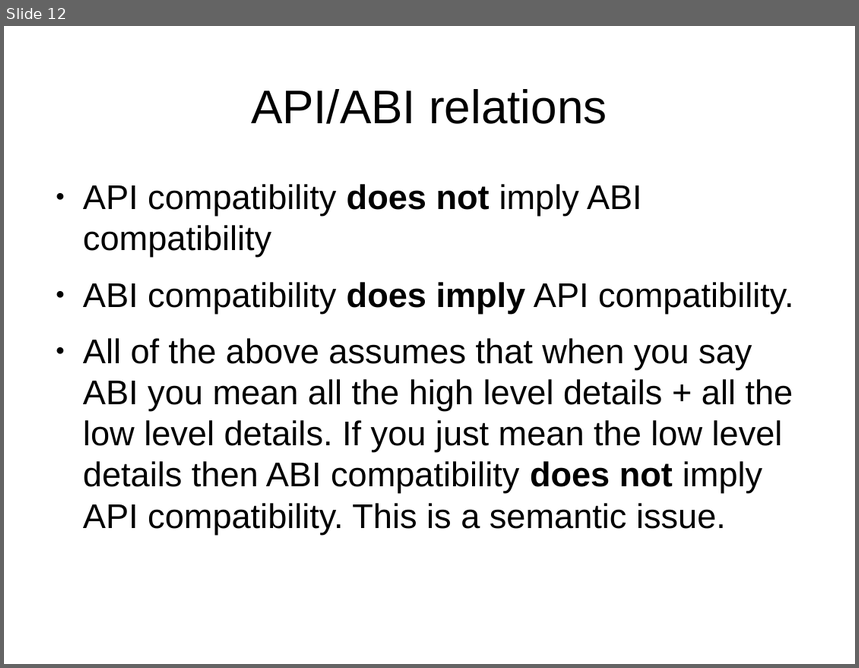
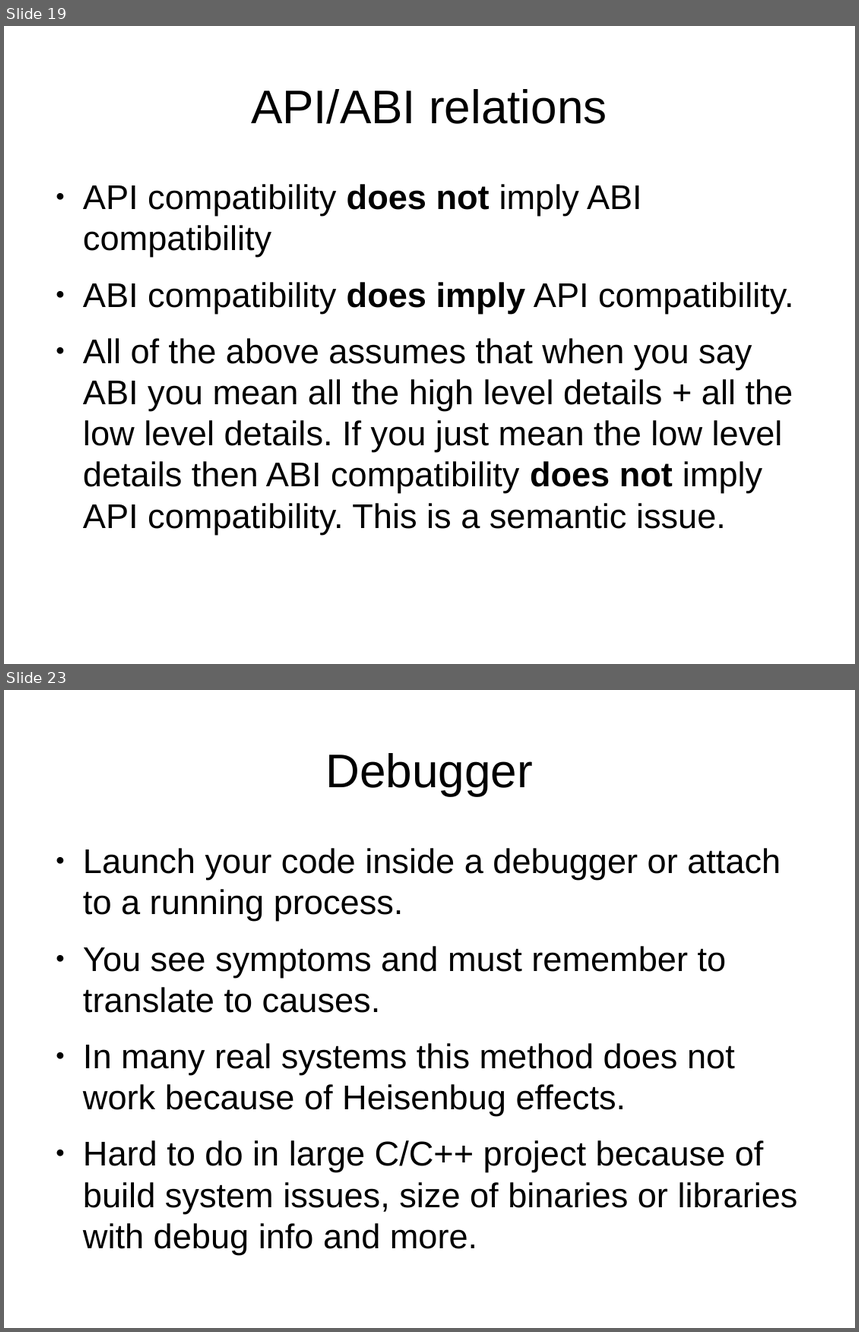
Before and after one commit to kalmuthu/slides, a slide deck: odp/gdb.odp. Shown one above the other, each under a label of ours: slide 12 before the commit, slides 19 and 23 after it; the slides between them are not shown. The pictures are 859x668 and 859x1332 pixels, drawn with LibreOffice and Linux fonts; fonts in the diff are those of the drawing. Boxes give left, top, right and bottom in pixels: in the first picture for what was removed or moved away, otherwise in the second. Text is boxed around its words. In the diff, an @@ line names an element or a change of style, - is before the commit and + after.

```diff
--- a/odp/gdb.odp
+++ b/odp/gdb.odp
@@ slide 23 added at (4,690,855,1328), background #FFFFFF @@
@@ title added at (325,753,533,796), 44 pt, text #000000 @@
+Debugger
@@ text added at (83,848,798,1214), 32 pt, text #000000 @@
+● Launch your code inside a debugger or attach to a running process.
+● You see symptoms and must remember to translate to causes.
+● In many real systems this method does not work because of Heisenbug effects.
+● Hard to do in large C/C++ project because of build system issues, size of binaries or libraries with debug info and more.
@@ what was slide 12 is now slide 19 @@
```
Also in this commit, not shown: 5 slides changed, 10 other slides added, 1 slide removed.
